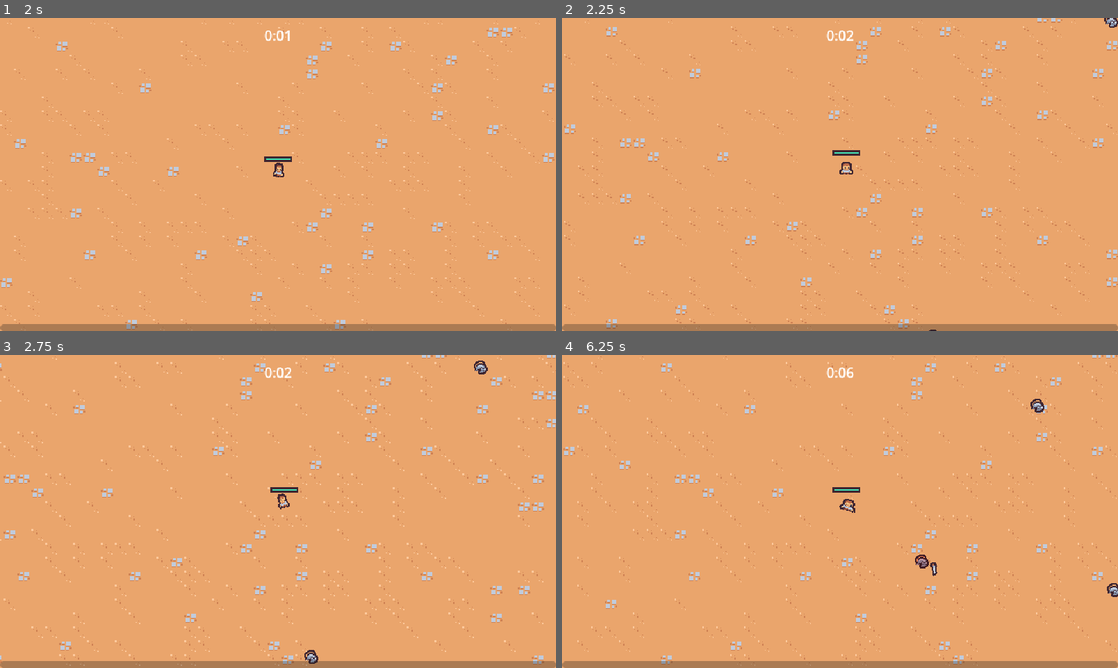
Above: before the commit, frames 1-4 (two rows, left to right).
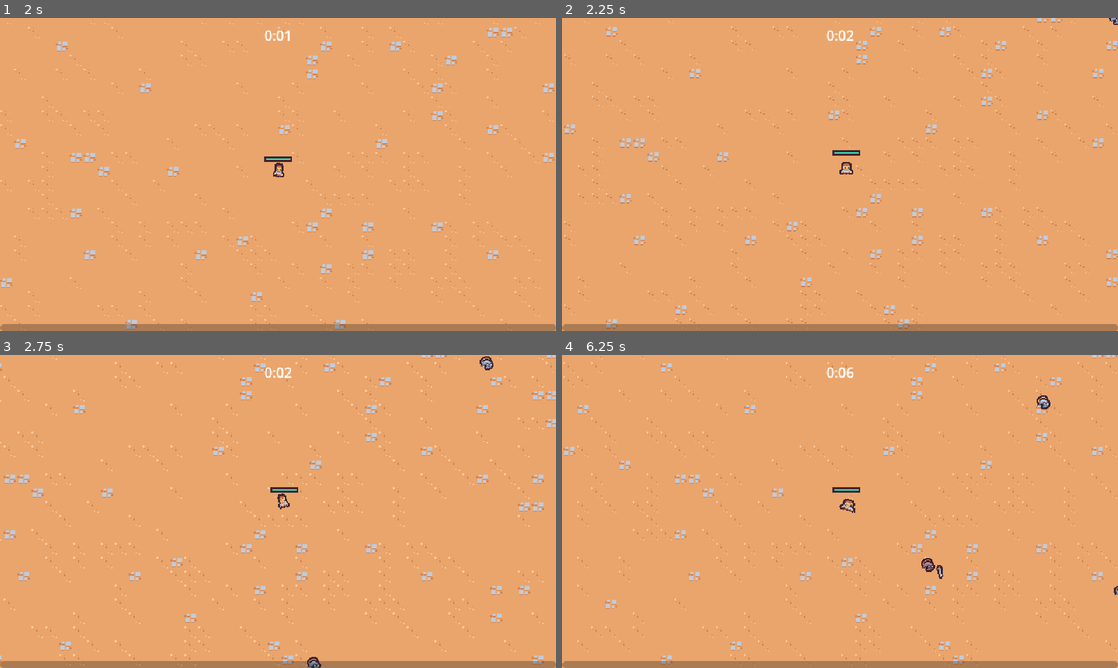
Above: after the commit, the same moments.

Repository: TinyTakinTeller/FirstGodotProject
Game: Godot game, scene res://scenes/main/main.tscn
Same seed, same stepped clock (60 frames per second), same inputs: the game is played once before the commit and once after it.
Inputs (mouse positions are in pixels of both pictures, inside the frame that each line leads up to):
- Up to frame 1 (2 s): move the mouse to (400, 158) at 0.52 s; press the mouse at (400, 158) at 0.53 s; hold Right (move_right) 0.53-1.28 s; move the mouse to (166, 190) at 1.27 s; release the mouse at (166, 190) at 1.28 s; hold Down (move_down) from 1.28 s (still down); click (166, 190) at 1.35 s
- Up to frame 2 (2.25 s): move the mouse to (895, 105) at 2.02 s; release Down (move_down) at 2.03 s; press the mouse at (895, 105) at 2.03 s; hold Right (move_right) from 2.03 s (still down)
- Up to frame 3 (2.75 s): keep holding Right (move_right)
- Up to frame 4 (6.25 s): move the mouse to (812, 574) at 2.77 s; release Right (move_right) at 2.78 s; release the mouse at (812, 574) at 2.78 s; hold Up (move_up) 2.78-3.53 s; click (812, 574) at 2.85 s; move the mouse to (1006, 558) at 3.52 s; press the mouse at (1006, 558) at 3.53 s; hold Left (move_left) 3.53-5.03 s; move the mouse to (673, 464) at 4.27 s; release the mouse at (673, 464) at 4.28 s; click (673, 464) at 4.35 s; move the mouse to (867, 511) at 5.02 s; press the mouse at (867, 511) at 5.03 s; hold Down (move_down) 5.03-5.78 s; move the mouse to (756, 433) at 5.77 s; release the mouse at (756, 433) at 5.78 s; hold Right (move_right) from 5.78 s (still down); click (756, 433) at 5.85 s

Frame 1 is identical in both runs. In frame 2, less than 0.1% of the frame differs, in the area x 66-100%, y 0-100%; in frame 3, 0.2%; in frame 4, 0.4%, in the area x 63-100%, y 12-78%.

Commit message:
chapter 3.10-3.11-3.12 | wizard enemy, weighted spawn table

Diff:
--- a/scenes/component/death_component/death_component.tscn
+++ b/scenes/component/death_component/death_component.tscn
@@ -1,7 +1,7 @@
 [gd_scene load_steps=9 format=3 uid="uid://bfr1vtlsrf5io"]
 
 [ext_resource type="Script" path="res://scenes/component/death_component/death_component.gd" id="1_sxd7q"]
-[ext_resource type="Texture2D" uid="uid://doylycsw0cefh" path="res://scenes/enviroment/basic_enemy/basic_enemy.png" id="1_tk5mv"]
+[ext_resource type="Texture2D" uid="uid://doylycsw0cefh" path="res://scenes/enviroment/enemy/basic_enemy/basic_enemy.png" id="1_tk5mv"]
 
 [sub_resource type="Animation" id="Animation_ny7rl"]
 length = 0.001
--- /dev/null
+++ b/scenes/component/velocity_component/velocity_component.gd
@@ -0,0 +1,41 @@
+extends Node
+class_name VelocityComponent
+
+@export var max_speed: int = 40
+@export var acceleration: float = 5
+
+var velocity: Vector2 = Vector2.ZERO
+
+
+func move_and_accelerate_to(target: Node2D) -> void:
+	self.accelerate_to(target)
+	self.move()
+
+
+func accelerate_to(target: Node2D) -> void:
+	var owner_node2d = self.owner as Node2D
+	if owner_node2d == null:
+		return
+
+	var direction = (target.global_position - owner_node2d.global_position).normalized()
+	self.accelerate_in_direction(direction)
+
+
+func accelerate_in_direction(direction: Vector2) -> void:
+	var desired_velocity = direction * self.max_speed
+	self.velocity = self.velocity.lerp(
+		desired_velocity, 1 - exp(-self.acceleration * self.get_process_delta_time()))
+
+
+func move() -> void:
+	var owner_body = self.owner as CharacterBody2D
+	if owner_body == null:
+		return
+
+	owner_body.velocity = velocity
+	owner_body.move_and_slide()
+	self.velocity = owner_body.velocity
+
+
+func decelerate() -> void:
+	accelerate_in_direction(Vector2.ZERO)
--- /dev/null
+++ b/scenes/component/velocity_component/velocity_component.tscn
@@ -0,0 +1,6 @@
+[gd_scene load_steps=2 format=3 uid="uid://btsi3mxa1x8cj"]
+
+[ext_resource type="Script" path="res://scenes/component/velocity_component/velocity_component.gd" id="1_ectkr"]
+
+[node name="VelocityComponent" type="Node"]
+script = ExtResource("1_ectkr")
--- a/scenes/enviroment/basic_enemy/basic_enemy.gd
+++ b/scenes/enviroment/enemy/basic_enemy/basic_enemy.gd
@@ -1,10 +1,8 @@
 extends CharacterBody2D
-
-const MAX_SPEED: float = 40
 
 @onready var sprite: Sprite2D = $Visual/Sprite2D
 @onready var visual_layer: Node2D = $Visual
-
+@onready var velocity_component: VelocityComponent = $VelocityComponent
 
 # Called when the node enters the scene tree for the first time.
 func _ready():
@@ -13,21 +11,16 @@
 
 # Called every frame. 'delta' is the elapsed time since the previous frame.
 func _process(_delta):
-	var movement_vector: Vector2 = self._get_direction_to_player()
-	self.velocity = movement_vector * self.MAX_SPEED
-	self.move_and_slide()
+	var player = self.get_tree().get_first_node_in_group("player") as Node2D
+	if player == null:
+		return
 
-	var sign_x: int = sign(movement_vector.x)
+	self.velocity_component.move_and_accelerate_to(player)
+
+	var sign_x: int = sign(self.velocity.x)
 	if sign_x != 0:
 		self.visual_layer.scale = Vector2(-sign_x, 1)
 
 
-func _get_direction_to_player() -> Vector2:
-	var player: Node2D = self.get_tree().get_first_node_in_group("player") as Node2D
-	if player != null:
-		return (player.global_position - self.global_position).normalized()
-	return Vector2.ZERO
-
-
 func _on_health_changed(health_percent_left: float) -> void:
 	self.sprite.modulate = Color(1, health_percent_left, health_percent_left)
--- a/scenes/enviroment/basic_enemy/basic_enemy.tscn
+++ b/scenes/enviroment/enemy/basic_enemy/basic_enemy.tscn
@@ -1,11 +1,12 @@
-[gd_scene load_steps=12 format=3 uid="uid://5nvw1i856kr3"]
+[gd_scene load_steps=13 format=3 uid="uid://5nvw1i856kr3"]
 
-[ext_resource type="Texture2D" uid="uid://doylycsw0cefh" path="res://scenes/enviroment/basic_enemy/basic_enemy.png" id="1_ck157"]
-[ext_resource type="Script" path="res://scenes/enviroment/basic_enemy/basic_enemy.gd" id="1_evfld"]
-[ext_resource type="PackedScene" uid="uid://b15gytvjddaib" path="res://scenes/component/health_component/health_component.tscn" id="3_ga6is"]
-[ext_resource type="PackedScene" uid="uid://dt81wfrlba8nc" path="res://scenes/component/vial_drop_component/vial_drop_component.tscn" id="3_gjr7d"]
-[ext_resource type="PackedScene" uid="uid://dp8chvm4dwqrw" path="res://scenes/component/hurtbox_component/hurtbox_component.tscn" id="4_twg2r"]
-[ext_resource type="PackedScene" uid="uid://bfr1vtlsrf5io" path="res://scenes/component/death_component/death_component.tscn" id="6_e13pl"]
+[ext_resource type="Script" path="res://scenes/enviroment/enemy/basic_enemy/basic_enemy.gd" id="1_qdj8a"]
+[ext_resource type="PackedScene" uid="uid://btsi3mxa1x8cj" path="res://scenes/component/velocity_component/velocity_component.tscn" id="2_yq3nt"]
+[ext_resource type="PackedScene" uid="uid://b15gytvjddaib" path="res://scenes/component/health_component/health_component.tscn" id="3_f3bbl"]
+[ext_resource type="PackedScene" uid="uid://dt81wfrlba8nc" path="res://scenes/component/vial_drop_component/vial_drop_component.tscn" id="4_bckhg"]
+[ext_resource type="PackedScene" uid="uid://dp8chvm4dwqrw" path="res://scenes/component/hurtbox_component/hurtbox_component.tscn" id="5_oopxp"]
+[ext_resource type="Texture2D" uid="uid://doylycsw0cefh" path="res://scenes/enviroment/enemy/basic_enemy/basic_enemy.png" id="6_6vlqx"]
+[ext_resource type="PackedScene" uid="uid://bfr1vtlsrf5io" path="res://scenes/component/death_component/death_component.tscn" id="7_we7y4"]
 
 [sub_resource type="Animation" id="Animation_s5cn4"]
 length = 0.001
@@ -90,7 +91,7 @@
 [node name="BasicEnemy" type="CharacterBody2D" groups=["enemy"]]
 collision_layer = 8
 collision_mask = 9
-script = ExtResource("1_evfld")
+script = ExtResource("1_qdj8a")
 
 [node name="AnimationPlayer" type="AnimationPlayer" parent="."]
 libraries = {
@@ -98,13 +99,15 @@
 }
 autoplay = "walk"
 
-[node name="HealthComponent" parent="." instance=ExtResource("3_ga6is")]
+[node name="VelocityComponent" parent="." instance=ExtResource("2_yq3nt")]
+
+[node name="HealthComponent" parent="." instance=ExtResource("3_f3bbl")]
 max_health = 4.0
 
-[node name="VialDropComponent" parent="." node_paths=PackedStringArray("health_component") instance=ExtResource("3_gjr7d")]
+[node name="VialDropComponent" parent="." node_paths=PackedStringArray("health_component") instance=ExtResource("4_bckhg")]
 health_component = NodePath("../HealthComponent")
 
-[node name="HurtboxComponent" parent="." node_paths=PackedStringArray("health_component") instance=ExtResource("4_twg2r")]
+[node name="HurtboxComponent" parent="." node_paths=PackedStringArray("health_component") instance=ExtResource("5_oopxp")]
 health_component = NodePath("../HealthComponent")
 
 [node name="CollisionShape2D" type="CollisionShape2D" parent="HurtboxComponent"]
@@ -113,9 +116,9 @@
 [node name="Visual" type="Node2D" parent="."]
 
 [node name="Sprite2D" type="Sprite2D" parent="Visual"]
-texture = ExtResource("1_ck157")
+texture = ExtResource("6_6vlqx")
 
-[node name="DeathComponent" parent="Visual" node_paths=PackedStringArray("health_component", "sprite") instance=ExtResource("6_e13pl")]
+[node name="DeathComponent" parent="Visual" node_paths=PackedStringArray("health_component", "sprite") instance=ExtResource("7_we7y4")]
 health_component = NodePath("../../HealthComponent")
 sprite = NodePath("../Sprite2D")
 
--- /dev/null
+++ b/scenes/enviroment/enemy/wizard_enemy/wizard_enemy.gd
@@ -0,0 +1,38 @@
+extends CharacterBody2D
+
+@onready var sprite: Sprite2D = $Visual/Sprite2D
+@onready var visual_layer: Node2D = $Visual
+@onready var velocity_component: VelocityComponent = $VelocityComponent
+
+var is_moving: bool = true
+
+
+# Called when the node enters the scene tree for the first time.
+func _ready():
+	$HealthComponent.health_changed.connect(_on_health_changed)
+
+
+# Called every frame. 'delta' is the elapsed time since the previous frame.
+func _process(_delta):
+	if not self.is_moving:
+		self.velocity_component.decelerate()
+		self.velocity_component.move()
+		return
+
+	var player = self.get_tree().get_first_node_in_group("player") as Node2D
+	if player == null:
+		return
+
+	self.velocity_component.move_and_accelerate_to(player)
+
+	var sign_x: int = sign(self.velocity.x)
+	if sign_x != 0:
+		self.visual_layer.scale = Vector2(sign_x, 1)
+
+
+func _on_health_changed(health_percent_left: float) -> void:
+	self.sprite.modulate = Color(1, health_percent_left, health_percent_left)
+
+
+func set_is_moving(moving: bool) -> void:
+	self.is_moving = moving
--- /dev/null
+++ b/scenes/enviroment/enemy/wizard_enemy/wizard_enemy.tscn
@@ -0,0 +1,158 @@
+[gd_scene load_steps=13 format=3 uid="uid://2jscugecl6nk"]
+
+[ext_resource type="Script" path="res://scenes/enviroment/enemy/wizard_enemy/wizard_enemy.gd" id="1_vqrxn"]
+[ext_resource type="PackedScene" uid="uid://btsi3mxa1x8cj" path="res://scenes/component/velocity_component/velocity_component.tscn" id="2_d34k6"]
+[ext_resource type="PackedScene" uid="uid://b15gytvjddaib" path="res://scenes/component/health_component/health_component.tscn" id="3_70clp"]
+[ext_resource type="PackedScene" uid="uid://dt81wfrlba8nc" path="res://scenes/component/vial_drop_component/vial_drop_component.tscn" id="4_au55g"]
+[ext_resource type="PackedScene" uid="uid://dp8chvm4dwqrw" path="res://scenes/component/hurtbox_component/hurtbox_component.tscn" id="5_vrp7k"]
+[ext_resource type="Texture2D" uid="uid://ddnj4j8l4cpe" path="res://scenes/enviroment/enemy/wizard_enemy/wizard_enemy.png" id="6_6hkq2"]
+[ext_resource type="PackedScene" uid="uid://bfr1vtlsrf5io" path="res://scenes/component/death_component/death_component.tscn" id="7_owg2s"]
+
+[sub_resource type="Animation" id="Animation_1w064"]
+length = 0.001
+tracks/0/type = "value"
+tracks/0/imported = false
+tracks/0/enabled = true
+tracks/0/path = NodePath("Visual/Sprite2D:position")
+tracks/0/interp = 1
+tracks/0/loop_wrap = true
+tracks/0/keys = {
+"times": PackedFloat32Array(0),
+"transitions": PackedFloat32Array(1),
+"update": 0,
+"values": [Vector2(0, 0)]
+}
+tracks/1/type = "value"
+tracks/1/imported = false
+tracks/1/enabled = true
+tracks/1/path = NodePath("Visual/Sprite2D:rotation")
+tracks/1/interp = 1
+tracks/1/loop_wrap = true
+tracks/1/keys = {
+"times": PackedFloat32Array(0),
+"transitions": PackedFloat32Array(1),
+"update": 0,
+"values": [0.0]
+}
+tracks/2/type = "value"
+tracks/2/imported = false
+tracks/2/enabled = true
+tracks/2/path = NodePath("Visual/Sprite2D:scale")
+tracks/2/interp = 1
+tracks/2/loop_wrap = true
+tracks/2/keys = {
+"times": PackedFloat32Array(0),
+"transitions": PackedFloat32Array(1),
+"update": 0,
+"values": [Vector2(1, 1)]
+}
+
+[sub_resource type="Animation" id="Animation_s5cn4"]
+resource_name = "walk"
+length = 0.6
+loop_mode = 1
+step = 0.05
+tracks/0/type = "value"
+tracks/0/imported = false
+tracks/0/enabled = true
+tracks/0/path = NodePath("Visual/Sprite2D:position")
+tracks/0/interp = 2
+tracks/0/loop_wrap = true
+tracks/0/keys = {
+"times": PackedFloat32Array(0),
+"transitions": PackedFloat32Array(1),
+"update": 0,
+"values": [Vector2(0, 0)]
+}
+tracks/1/type = "value"
+tracks/1/imported = false
+tracks/1/enabled = true
+tracks/1/path = NodePath("Visual/Sprite2D:rotation")
+tracks/1/interp = 2
+tracks/1/loop_wrap = true
+tracks/1/keys = {
+"times": PackedFloat32Array(0, 0.1, 0.3),
+"transitions": PackedFloat32Array(1.7411, 3.86374, 1),
+"update": 0,
+"values": [0.0, -0.174533, 0.261799]
+}
+tracks/2/type = "value"
+tracks/2/imported = false
+tracks/2/enabled = true
+tracks/2/path = NodePath("Visual/Sprite2D:scale")
+tracks/2/interp = 2
+tracks/2/loop_wrap = true
+tracks/2/keys = {
+"times": PackedFloat32Array(0, 0.1, 0.2, 0.3),
+"transitions": PackedFloat32Array(1, 1, 2.07053, 1),
+"update": 0,
+"values": [Vector2(1, 1), Vector2(1, 1), Vector2(1.5, 0.8), Vector2(0.9, 1.1)]
+}
+tracks/3/type = "method"
+tracks/3/imported = false
+tracks/3/enabled = true
+tracks/3/path = NodePath(".")
+tracks/3/interp = 1
+tracks/3/loop_wrap = true
+tracks/3/keys = {
+"times": PackedFloat32Array(0.05, 0.3),
+"transitions": PackedFloat32Array(1, 1),
+"values": [{
+"args": [true],
+"method": &"set_is_moving"
+}, {
+"args": [false],
+"method": &"set_is_moving"
+}]
+}
+
+[sub_resource type="AnimationLibrary" id="AnimationLibrary_n4fpo"]
+_data = {
+"RESET": SubResource("Animation_1w064"),
+"walk": SubResource("Animation_s5cn4")
+}
+
+[sub_resource type="CircleShape2D" id="CircleShape2D_c556f"]
+radius = 12.0
+
+[sub_resource type="CircleShape2D" id="CircleShape2D_lmybg"]
+radius = 5.0
+
+[node name="WizardEnemy" type="CharacterBody2D" groups=["enemy"]]
+collision_layer = 8
+collision_mask = 9
+script = ExtResource("1_vqrxn")
+
+[node name="AnimationPlayer" type="AnimationPlayer" parent="."]
+libraries = {
+"": SubResource("AnimationLibrary_n4fpo")
+}
+autoplay = "walk"
+
+[node name="VelocityComponent" parent="." instance=ExtResource("2_d34k6")]
+max_speed = 150
+acceleration = 15.0
+
+[node name="HealthComponent" parent="." instance=ExtResource("3_70clp")]
+max_health = 10.0
+
+[node name="VialDropComponent" parent="." node_paths=PackedStringArray("health_component") instance=ExtResource("4_au55g")]
+health_component = NodePath("../HealthComponent")
+
+[node name="HurtboxComponent" parent="." node_paths=PackedStringArray("health_component") instance=ExtResource("5_vrp7k")]
+health_component = NodePath("../HealthComponent")
+
+[node name="CollisionShape2D" type="CollisionShape2D" parent="HurtboxComponent"]
+shape = SubResource("CircleShape2D_c556f")
+
+[node name="Visual" type="Node2D" parent="."]
+
+[node name="Sprite2D" type="Sprite2D" parent="Visual"]
+texture = ExtResource("6_6hkq2")
+
+[node name="DeathComponent" parent="Visual" node_paths=PackedStringArray("health_component", "sprite") instance=ExtResource("7_owg2s")]
+health_component = NodePath("../../HealthComponent")
+sprite = NodePath("../Sprite2D")
+
+[node name="CollisionShape2D" type="CollisionShape2D" parent="."]
+shape = SubResource("CircleShape2D_lmybg")
--- a/scenes/main/main.tscn
+++ b/scenes/main/main.tscn
@@ -11,7 +11,9 @@
 [ext_resource type="PackedScene" uid="uid://b4q1qv5nndd2h" path="res://scenes/manager/experience_manager/experience_manager.tscn" id="4_bju5o"]
 [ext_resource type="PackedScene" uid="uid://ckk5cylg4huhx" path="res://scenes/ui/victory_screen_ui/end_screen_ui.tscn" id="5_akd6e"]
 [ext_resource type="PackedScene" uid="uid://b7o7i0j4nom40" path="res://scenes/manager/upgrade_manager/upgrade_manager.tscn" id="6_c1aet"]
+[ext_resource type="PackedScene" uid="uid://2jscugecl6nk" path="res://scenes/enviroment/enemy/wizard_enemy/wizard_enemy.tscn" id="7_1urjq"]
 [ext_resource type="PackedScene" uid="uid://ykgylhu5k0rq" path="res://scenes/ui/upgrade_screen_ui/upgrade_screen_ui.tscn" id="7_fi51i"]
+[ext_resource type="PackedScene" uid="uid://5nvw1i856kr3" path="res://scenes/enviroment/enemy/basic_enemy/basic_enemy.tscn" id="7_oxe6c"]
 
 [node name="Main" type="Node"]
 script = ExtResource("1_k514a")
@@ -31,6 +33,8 @@
 end_screen_ui_scene = ExtResource("5_akd6e")
 
 [node name="EnemyManager" parent="Manager" node_paths=PackedStringArray("arena_time_manager") instance=ExtResource("1_jx2sw")]
+basic_enemy_scene = ExtResource("7_oxe6c")
+wizard_enemy_scene = ExtResource("7_1urjq")
 arena_time_manager = NodePath("../ArenaTimeManager")
 
 [node name="ExperienceManager" parent="Manager" instance=ExtResource("4_bju5o")]
--- a/scenes/manager/enemy_manager/enemy_manager.gd
+++ b/scenes/manager/enemy_manager/enemy_manager.gd
@@ -3,24 +3,26 @@
 const BASE_SPAWN_TIME: float = 1
 const MIN_SPAWN_TIME: float = 0.3
 
-@export var enemy_scene: PackedScene
+@export var basic_enemy_scene: PackedScene
+@export var wizard_enemy_scene: PackedScene
 @export var spawn_radius: float
 @export var arena_time_manager: ArenaTimeManager
 
 @onready var timer: Timer = $Timer
 
+var enemy_table: WeightedTable = WeightedTable.new()
+
 
 # Called when the node enters the scene tree for the first time.
 func _ready():
+	self.enemy_table.add_item(basic_enemy_scene, 10)
+
 	self.timer.timeout.connect(_on_timer_timeout)
 	self.arena_time_manager.arena_difficulty_increased.connect(_on_arena_difficulty_increased)
 
 
 func _on_timer_timeout() -> void:
 	self.timer.start()
-
-	if self.enemy_scene == null:
-		return
 
 	var player: Node2D = self.get_tree().get_first_node_in_group("player") as Node2D
 	if player == null:
@@ -30,11 +32,17 @@
 
 
 func _spawn_enemy_instance(target: Node2D) -> void:
+	var enemy_scene: PackedScene = self.enemy_table.pick_item()
+	if enemy_scene == null:
+		return
+
 	var entities_layer: Node2D = self.get_tree().get_first_node_in_group("entities_layer")
-	SpawnerUtility.spawn_instance_bounded(
-		self.enemy_scene, target, self.spawn_radius, entities_layer, 0)
+	SpawnerUtility.spawn_instance_bounded(enemy_scene, target, self.spawn_radius, entities_layer, 0)
 
 
 func _on_arena_difficulty_increased(arena_difficulty: int) -> void:
 	var time_reduction: float = (.1/12) * arena_difficulty
 	self.timer.wait_time = max(self.BASE_SPAWN_TIME - time_reduction, self.MIN_SPAWN_TIME)
+
+	if arena_difficulty == 1:
+		self.enemy_table.add_item(wizard_enemy_scene, 5)
--- a/scenes/manager/enemy_manager/enemy_manager.tscn
+++ b/scenes/manager/enemy_manager/enemy_manager.tscn
@@ -1,11 +1,9 @@
-[gd_scene load_steps=3 format=3 uid="uid://dt5dthdadn0kj"]
+[gd_scene load_steps=2 format=3 uid="uid://dt5dthdadn0kj"]
 
 [ext_resource type="Script" path="res://scenes/manager/enemy_manager/enemy_manager.gd" id="1_w16j7"]
-[ext_resource type="PackedScene" uid="uid://5nvw1i856kr3" path="res://scenes/enviroment/basic_enemy/basic_enemy.tscn" id="2_pn3wo"]
 
 [node name="EnemyManager" type="Node"]
 script = ExtResource("1_w16j7")
-enemy_scene = ExtResource("2_pn3wo")
 spawn_radius = 375.0
 
 [node name="Timer" type="Timer" parent="."]
--- /dev/null
+++ b/scripts/weighted_table.gd
@@ -0,0 +1,24 @@
+class_name WeightedTable
+
+var items: Array[Dictionary] = []
+var weight_sum = 0
+
+
+func add_item(scene: PackedScene, weight: int) -> void:
+	self.items.append({"scene": scene, "weight": weight})
+	self.weight_sum += weight
+
+
+func remove_item(scene: PackedScene, weight: int) -> void:
+	self.items = self.items.filter(func (item): return item["scene"] != scene)
+	self.weight_sum -= weight
+
+
+func pick_item() -> PackedScene:
+	var chosen_weight = randi_range(1, self.weight_sum)
+	var iteration_sum = 0
+	for item in self.items:
+		iteration_sum += item["weight"]
+		if chosen_weight <= iteration_sum:
+			return item["scene"]
+	return null
Renamed: scenes/enviroment/basic_enemy/basic_enemy.png -> scenes/enviroment/enemy/basic_enemy/basic_enemy.png
Not shown, added: scenes/enviroment/enemy/basic_enemy/basic_enemy.png.import
Binary file added: scenes/enviroment/enemy/wizard_enemy/wizard_enemy.png
Not shown, changed: scenes/enviroment/enemy/wizard_enemy/wizard_enemy.png.import
Not shown: 1 places in scenes/main/main.tscn that only renumber resources
Not shown, changed: readme.md
